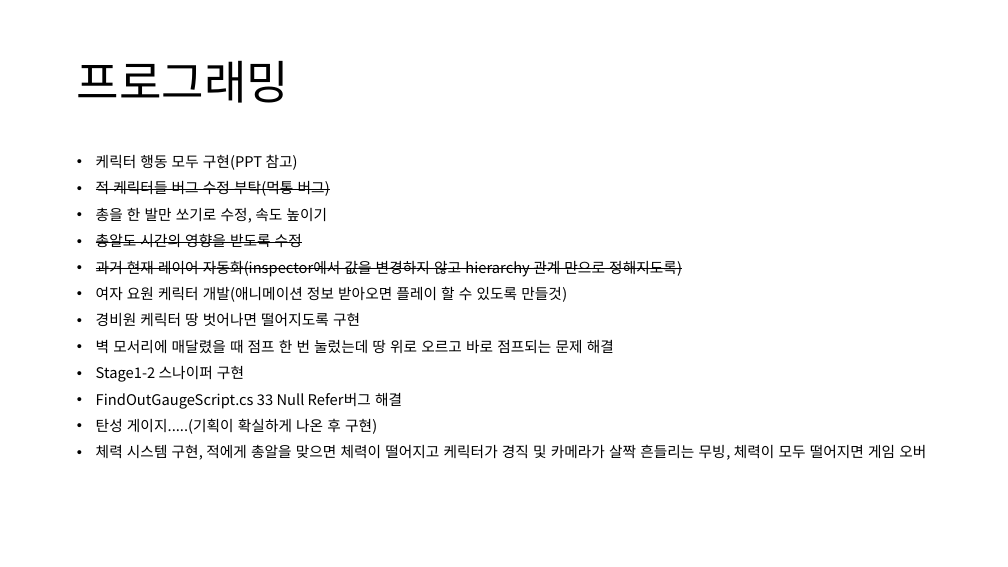
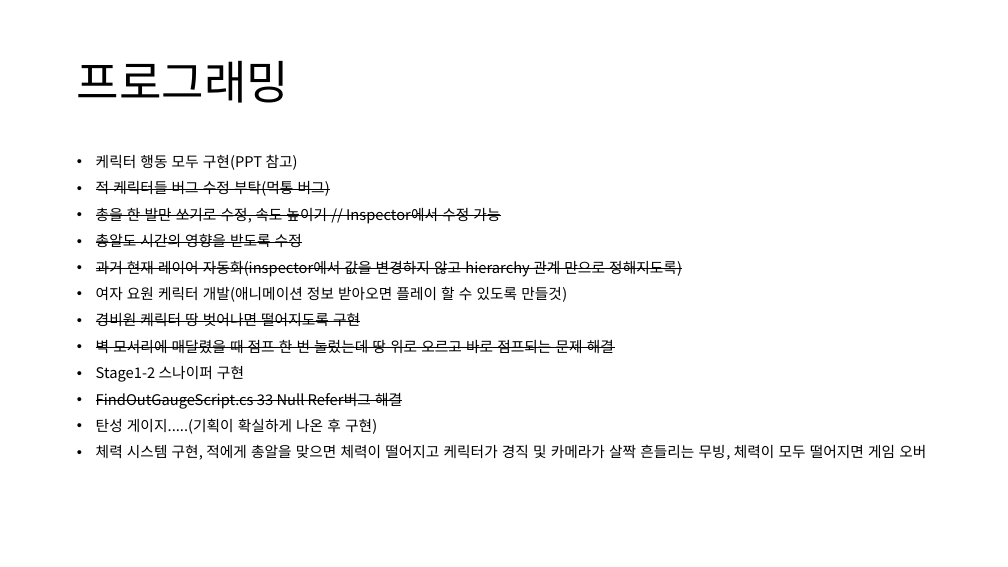
Before and after one commit to JSungMin/MomentFlow05, a slide deck: slide 3 of Documents/회의록 및 일정/해야할 일들.pptx. Drawn at 1008x567 pixels with LibreOffice and Linux fonts; fonts in the diff are those of the drawing. Boxes give left, top, right and bottom in pixels: in the first picture for what was removed or moved away, otherwise in the second. Text is boxed around its words. In the diff, an @@ line names an element or a change of style, - is before the commit and + after.

Commit message:
해야 할 일들 리스트 수행
Player 조작 수정 (Climbing 할 때 Space를 꾹 눌러도 이후 바로 점프하지 않음)

Player 스크립트 주석 추가

```diff
--- a/Documents/회의록 및 일정/해야할 일들.pptx
+++ b/Documents/회의록 및 일정/해야할 일들.pptx
@@ text at (96,208,500,224): text changed @@
-• 총을 한 발만 쏘기로 수정, 속도 높이기
+• 총을 한 발만 쏘기로 수정, 속도 높이기 // Inspector에서 수정 가능
@@ text at (96,313,614,409): strikethrough on in "경비원 케릭터 땅 벗어나면 떨어지도록 구현", "벽 모서리에 매달렸을 때 점프 한 번 ...", "FindOutGaugeScript.cs 33 Null Refer버그 해결" @@
```
Also in this commit, not shown: 3 other files.
